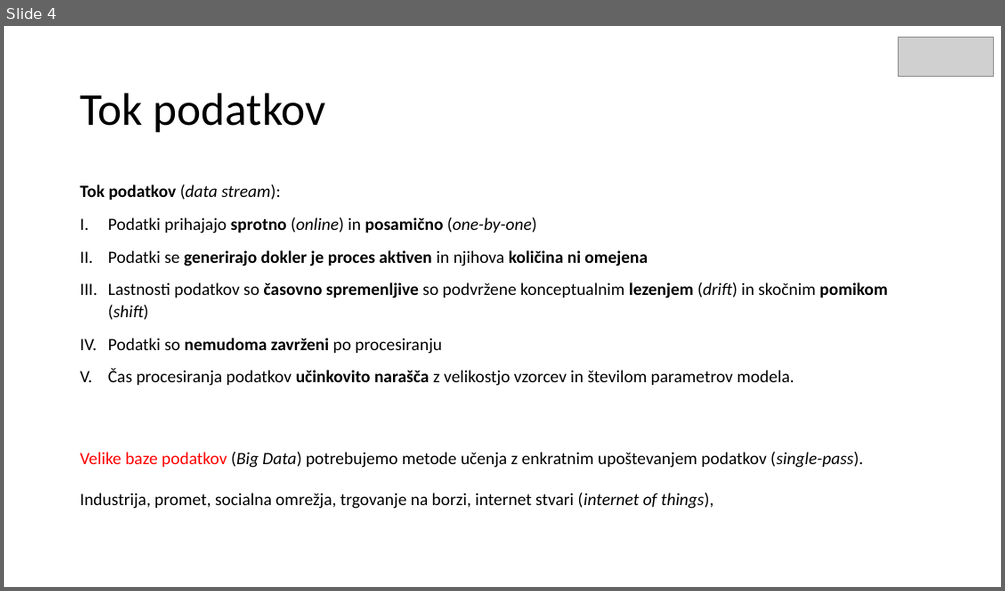
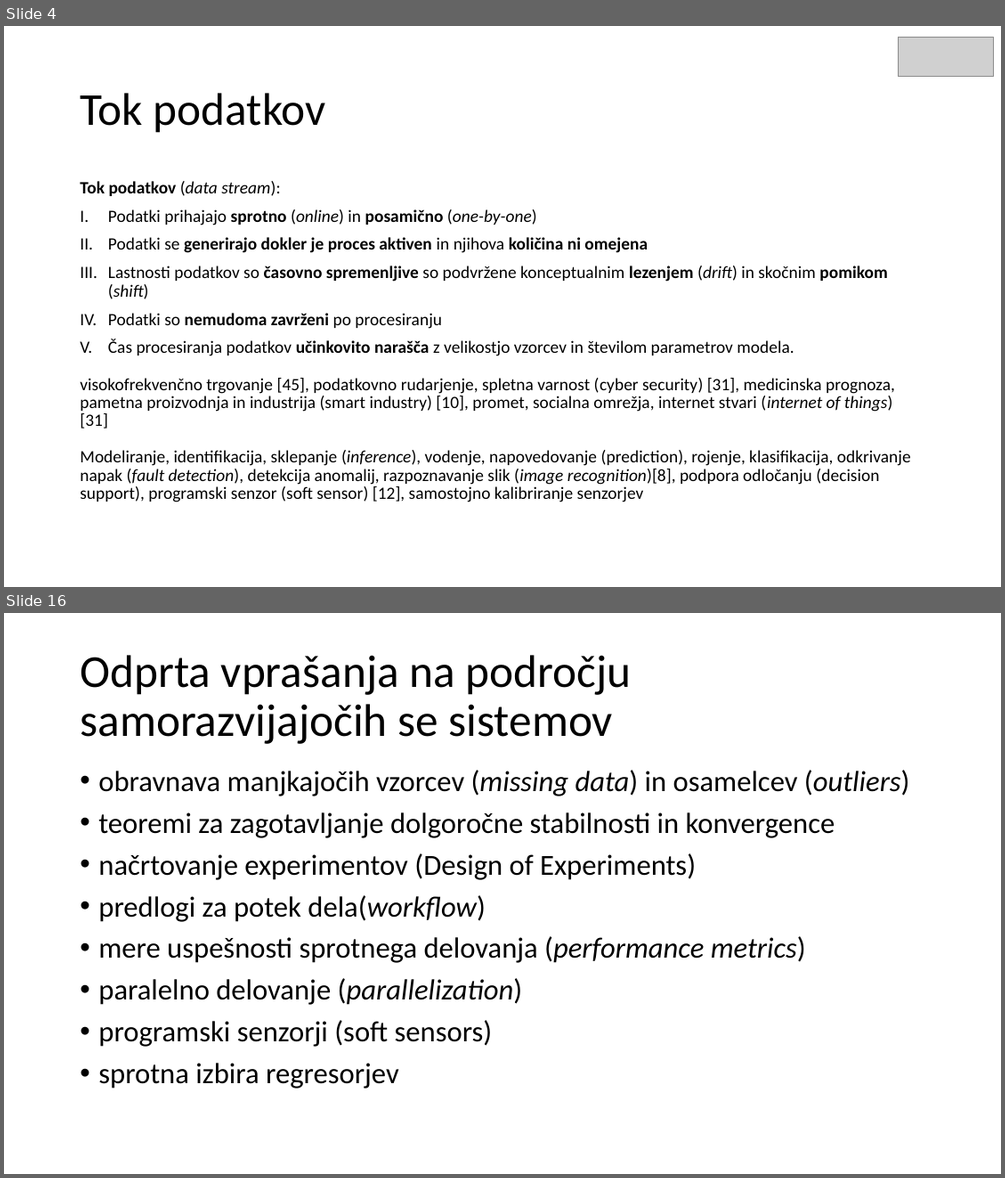
Before and after one commit to mihaozbot/Seminarska-1, a slide deck: Samo razvijajoci se sistemi_v2.pptx. Shown one above the other, each under a label of ours: slide 4 before the commit, slides 4 and 16 after it; the slides between them are not shown. The pictures are 1005x591 and 1005x1178 pixels, drawn with LibreOffice and Linux fonts; fonts in the diff are those of the drawing; grey boxes stand for pictures. Boxes give left, top, right and bottom in pixels: in the first picture for what was removed or moved away, otherwise in the second. Text is boxed around its words. In the diff, an @@ line names an element or a change of style, - is before the commit and + after.

```diff
--- a/Samo razvijajoci se sistemi_v2.pptx
+++ b/Samo razvijajoci se sistemi_v2.pptx
@@ slide 16 added at (x1=4, y1=613, x2=1001, y2=1174), background #FFFFFF @@
@@ title added at (x1=80, y1=655, x2=631, y2=744), 44 pt, text #000000 @@
+Odprta vprašanja na področju samorazvijajočih se sistemov
@@ text added at (x1=98, y1=770, x2=910, y2=1088), 28 pt, text #000000 @@
+• obravnava manjkajočih vzorcev (missing data) in osamelcev (outliers)
+• teoremi za zagotavljanje dolgoročne stabilnosti in konvergence
+• načrtovanje experimentov (Design of Experiments)
+• predlogi za potek dela(workflow)
+• mere uspešnosti sprotnega delovanja (performance metrics)
+• paralelno delovanje (parallelization)
+• programski senzorji (soft sensors)
+• sprotna izbira regresorjev
@@ slide 4 changed as well @@
@@ text at (x1=80, y1=181, x2=887, y2=356): line spacing 1.07 to 0.87 @@
@@ text at (x1=80, y1=378, x2=911, y2=502): text changed @@
-Velike baze podatkov (Big Data) potrebujemo metode učenja z enkratnim upoštevanjem podatkov (single-pass).
-Industrija, promet, socialna omrežja, trgovanje na borzi, internet stvari (internet of things),
+visokofrekvenčno trgovanje [45], podatkovno rudarjenje, spletna varnost (cyber security) [31], medicinska prognoza, pametna proizvodnja in industrija (smart industry) [10], promet, socialna omrežja, internet stvari (internet of things) [31]
+Modeliranje, identifikacija, sklepanje (inference), vodenje, napovedovanje (prediction), rojenje, klasifikacija, odkrivanje napak (fault detection), detekcija anomalij, razpoznavanje slik (image recognition)[8], podpora odločanju (decision support), programski senzor (soft sensor) [12], samostojno kalibriranje senzorjev
```
Also in this commit, not shown: 2 other slides changed, 11 other slides added, 1 slide removed, 5 other files.
